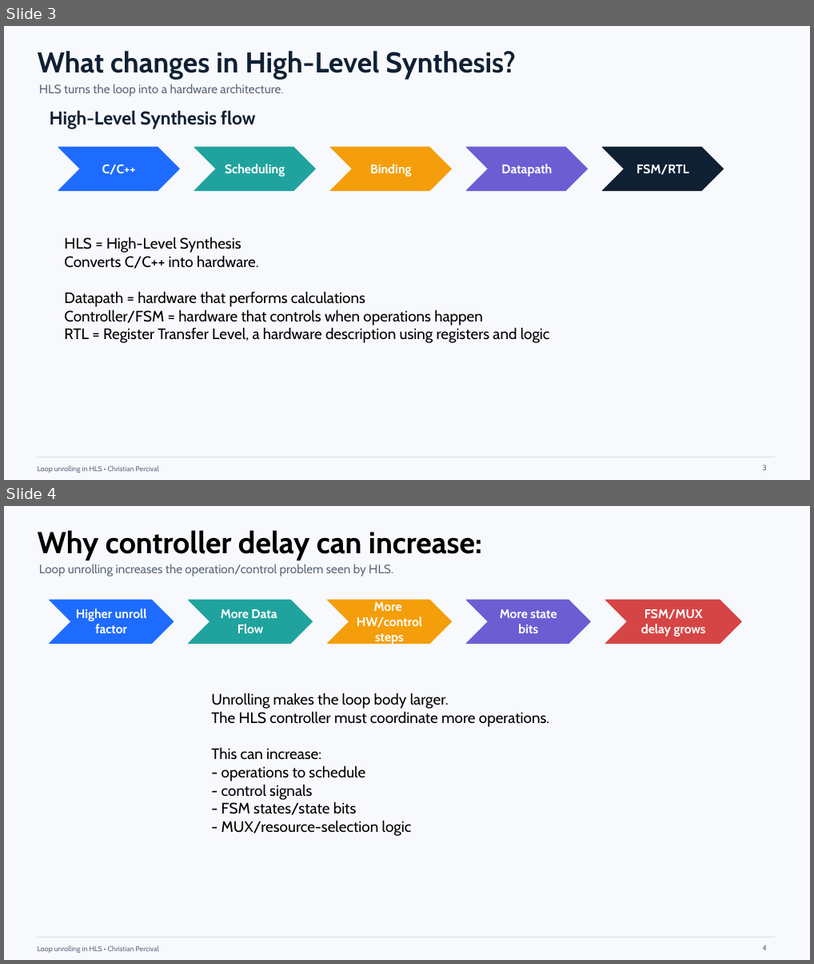
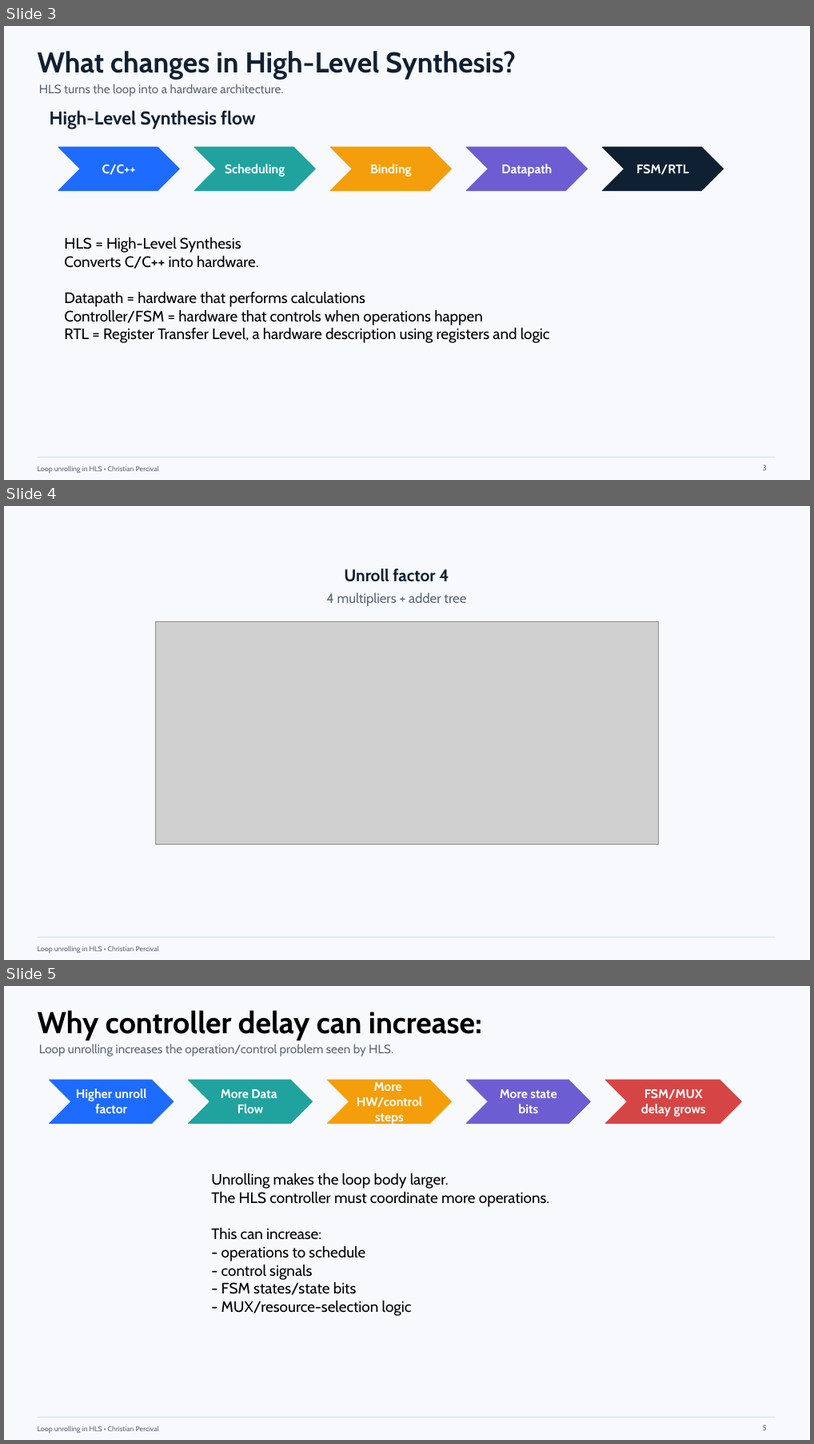
Before and after one commit to ChristianPercival/Loop-Unrolling-in-High-Level-Synthesis, a slide deck: presentation/loop_unrolling_presentation.pptx. Shown one above the other, each under a label of ours: slides 3 and 4 before the commit, slides 3, 4 and 5 after it. The pictures are 814x964 and 814x1444 pixels, drawn with LibreOffice and Linux fonts; fonts in the diff are those of the drawing; grey boxes stand for pictures. Boxes give left, top, right and bottom in pixels: in the first picture for what was removed or moved away, otherwise in the second. Text is boxed around its words. In the diff, an @@ line names an element or a change of style, - is before the commit and + after.

Commit message:
updated presentation

```diff
--- a/presentation/loop_unrolling_presentation.pptx
+++ b/presentation/loop_unrolling_presentation.pptx
@@ slide 4 added at <box>4,506,810,960</box>, background #F7F9FC; not listed: 2 template elements that a slide beside it also shows @@
@@ text added at <box>344,568,449,582</box>, 20 pt, text #102033, bold @@
+Unroll factor 4
@@ text added at <box>326,592,466,606</box>, 16 pt, text #5B677A @@
+4 multipliers + adder tree
@@ picture added at <box>156,622,659,844</box> @@
@@ what was slide 4 is now slide 5 @@
@@ page number at <box>763,1424,767,1430</box>: text changed @@
-4
+5
```
